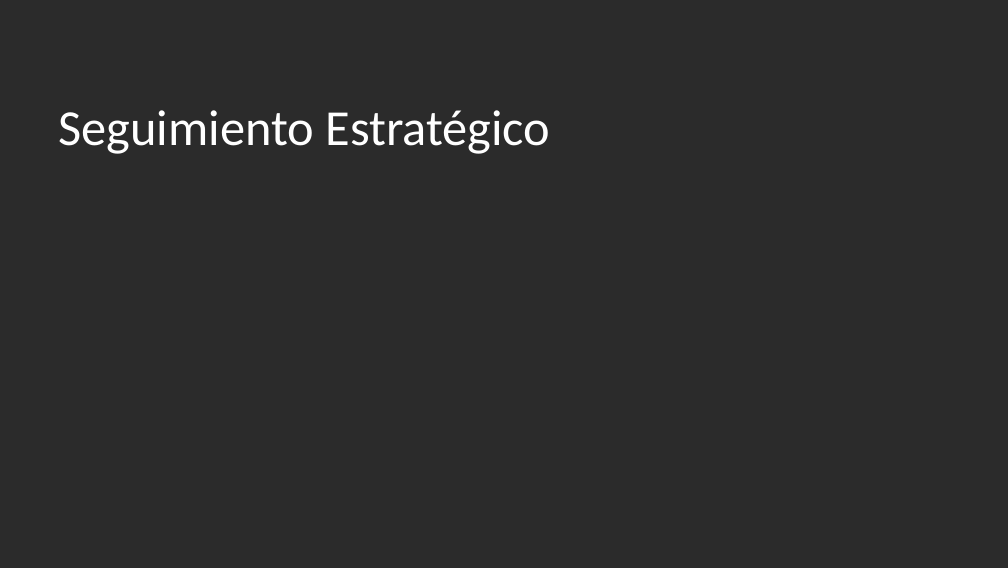
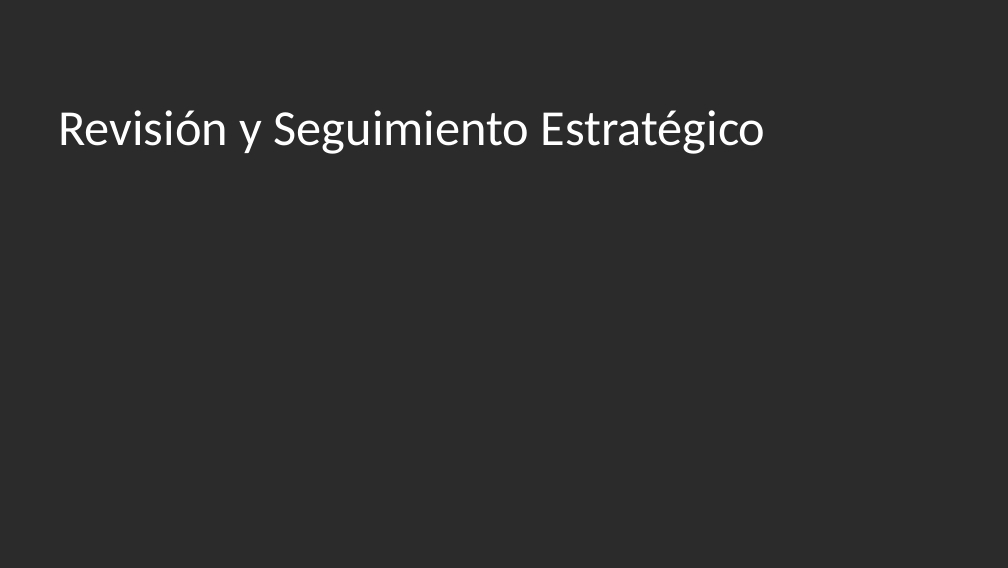
Before and after one commit to CALATAMITBMCOE/Strategic-Alignment, a slide deck: slide 18 of Documentation/CA PPM for Strategic Planning and Execution_ES.pptx (slide 30 before the commit). Drawn at 1008x568 pixels with LibreOffice and Linux fonts; fonts in the diff are those of the drawing; background and template pictures are left out; a plain dark background stands for a picture behind light text. Boxes give left, top, right and bottom in pixels: in the first picture for what was removed or moved away, otherwise in the second. Text is boxed around its words. In the diff, an @@ line names an element or a change of style, - is before the commit and + after.

```diff
--- a/Documentation/CA PPM for Strategic Planning and Execution_ES.pptx
+++ b/Documentation/CA PPM for Strategic Planning and Execution_ES.pptx
@@ title at [58,110,766,154]: text changed @@
-Seguimiento Estratégico
+Revisión y Seguimiento Estratégico
```
Also in this commit, not shown: 17 other slides changed, 1 slide added, 3 other files.
